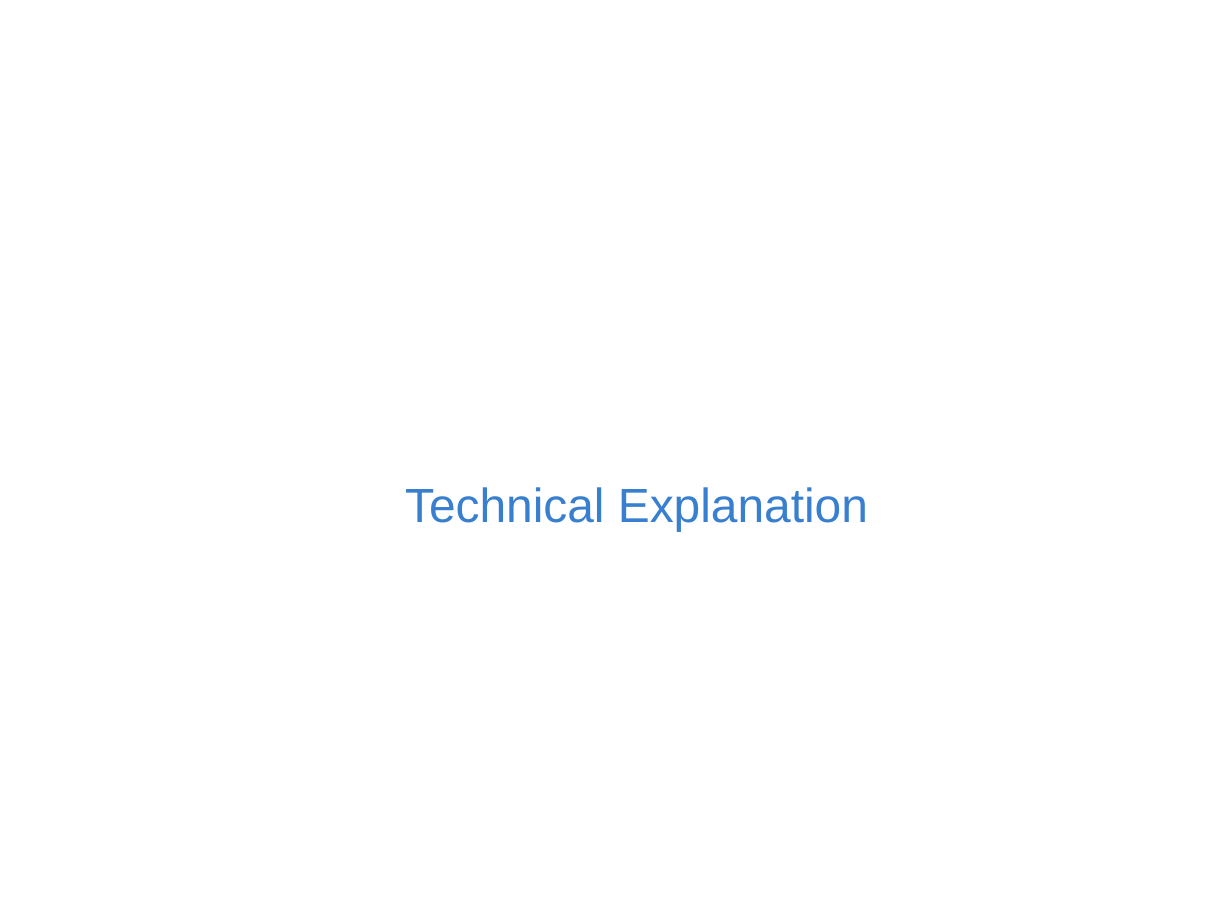
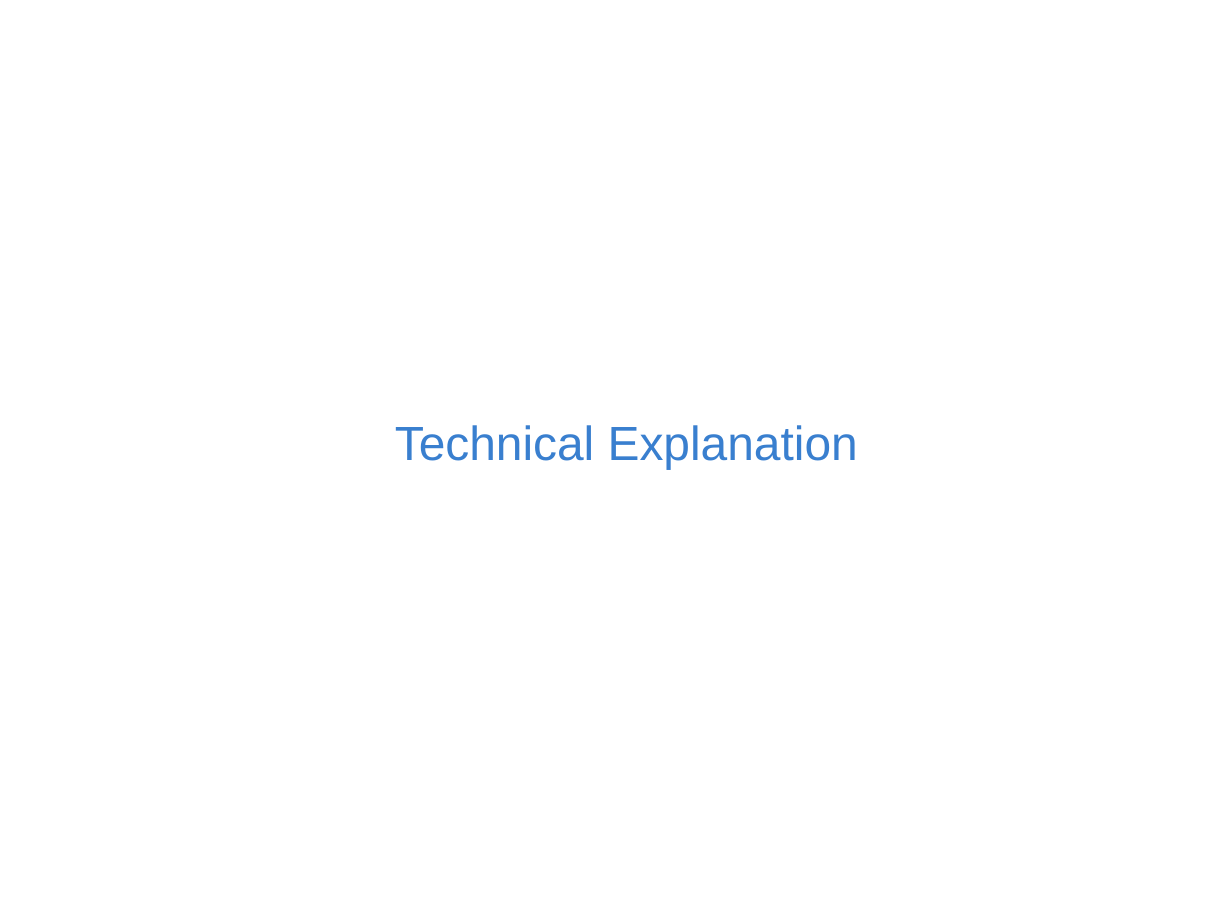
Before and after one commit to rischanlab/MyThesis, a slide deck: slide 8 of Thesis-presentation.pptx. Drawn at 1232x924 pixels with LibreOffice and Linux fonts; fonts in the diff are those of the drawing; background and template pictures are left out. Boxes give left, top, right and bottom in pixels: in the first picture for what was removed or moved away, otherwise in the second. Text is boxed around its words. In the diff, an @@ line names an element or a change of style, - is before the commit and + after.

```diff
--- a/Thesis-presentation.pptx
+++ b/Thesis-presentation.pptx
@@ title "Technical Explanation": place and size @@
-title "Technical Explanation" at (405, 487, 868, 531)
+title "Technical Explanation" at (395, 425, 858, 469)
```
Also in this commit, not shown: 3 other slides changed, 1 other file.
